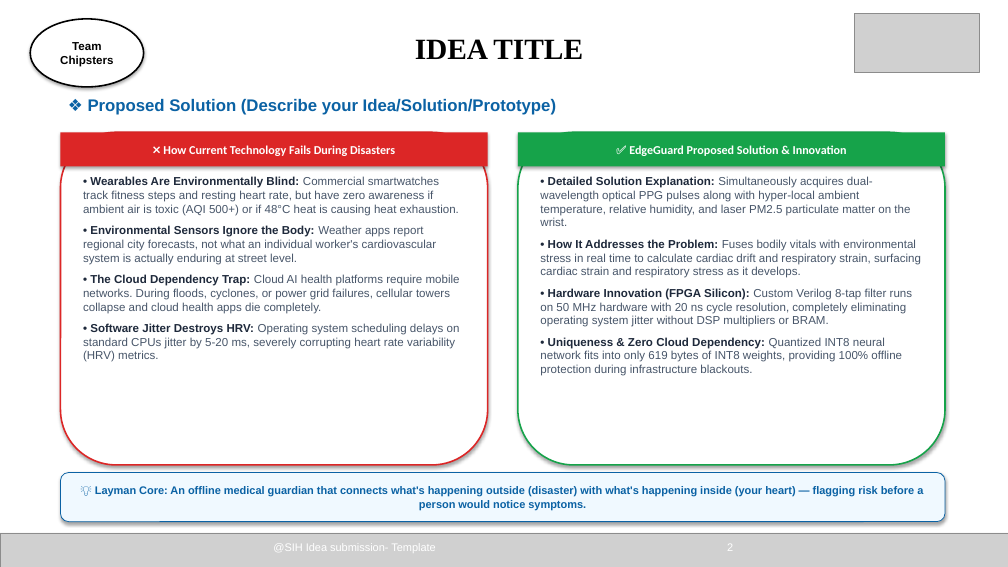
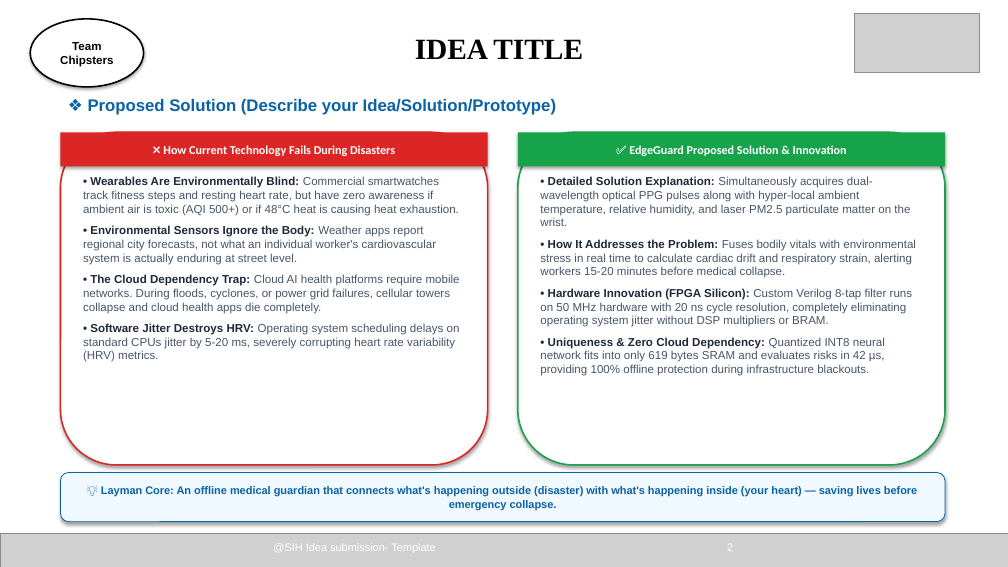
Before and after one commit to novafang23/FPGA-Accelerated-Personal-Health-Companion-Edge-Disaster-Monitor, a slide deck: slide 2 of docs/presentation/SIH26181_Official_Template_Presentation.pptx. Drawn at 1008x567 pixels with LibreOffice and Linux fonts; fonts in the diff are those of the drawing; grey boxes stand for pictures. Boxes give left, top, right and bottom in pixels: in the first picture for what was removed or moved away, otherwise in the second. Text is boxed around its words. In the diff, an @@ line names an element or a change of style, - is before the commit and + after.

```diff
--- a/docs/presentation/SIH26181_Official_Template_Presentation.pptx
+++ b/docs/presentation/SIH26181_Official_Template_Presentation.pptx
@@ text at bbox=[540, 239, 916, 278]: text changed @@
-• How It Addresses the Problem: Fuses bodily vitals with environmental stress in real time to calculate cardiac drift and respiratory strain, surfacing cardiac strain and respiratory stress as it develops.
+• How It Addresses the Problem: Fuses bodily vitals with environmental stress in real time to calculate cardiac drift and respiratory strain, alerting workers 15-20 minutes before medical collapse.
@@ text at bbox=[540, 337, 885, 376]: text changed @@
-• Uniqueness & Zero Cloud Dependency: Quantized INT8 neural network fits into only 619 bytes of INT8 weights, providing 100% offline protection during infrastructure blackouts.
+• Uniqueness & Zero Cloud Dependency: Quantized INT8 neural network fits into only 619 bytes SRAM and evaluates risks in 42 µs, providing 100% offline protection during infrastructure blackouts.
@@ text in rounded rectangle at bbox=[101, 486, 917, 510]: text changed @@
-💡 Layman Core: An offline medical guardian that connects what's happening outside (disaster) with what's happening inside (your heart) — flagging risk before a person would notice symptoms.
+💡 Layman Core: An offline medical guardian that connects what's happening outside (disaster) with what's happening inside (your heart) — saving lives before emergency collapse.
```
Also in this commit, not shown: 4 other slides changed, 1 other file.
